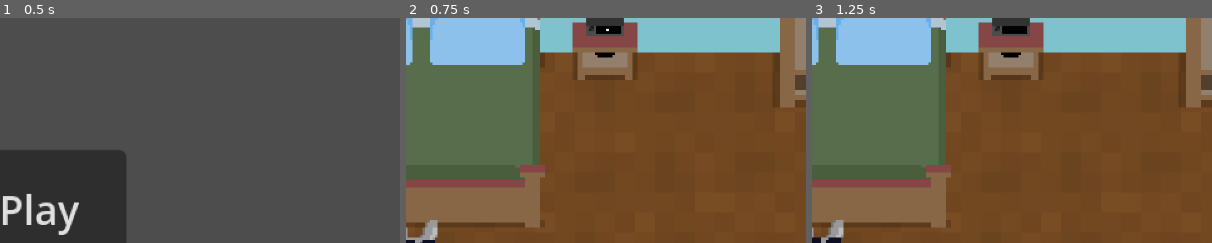
Above: before the commit, frames 1-3 (left to right).
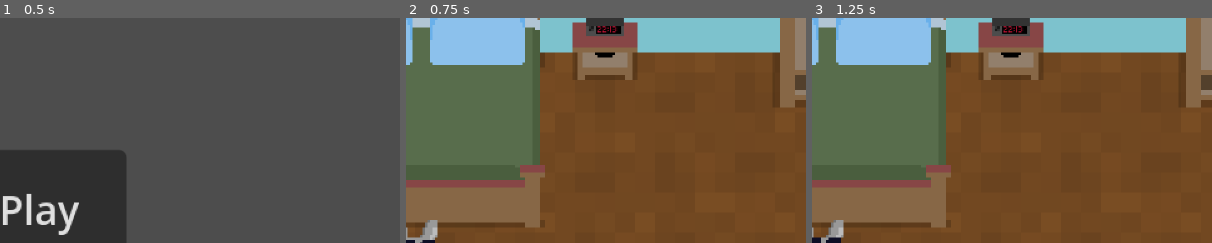
Above: after the commit, the same moments.

Repository: imikado/dupotLittleEscape2
Game: Godot game, scene res://screens/menu.tscn
The game is run twice, just before and just after one commit, with the same random seed, the same clock (stepped at 60 frames per second) and the same inputs.
Inputs:
- Up to frame 1 (0.5 s): no input
- Up to frame 2 (0.75 s): click "Play" at 0.5 s
- Up to frame 3 (1.25 s): no input
The pictures show only the part of the screen within x 49-99%, y 6-56%; the shares and areas given below are measured in that part.

Frame 1 is identical in both runs. In frame 2, 0.1% of the frame differs, in the area x 47-53%, y 3-7%; in frame 3, 0.1%.

Commit message:
start inventory behavior

Diff:
--- a/autoload/GlobalEvents.gd
+++ b/autoload/GlobalEvents.gd
@@ -2,3 +2,5 @@
 
 signal stop_action
 signal player_say(message:String)
+
+signal refresh_inventory
--- a/autoload/GlobalPlayer.gd
+++ b/autoload/GlobalPlayer.gd
@@ -8,6 +8,7 @@
 const ACTION_WALK="action_walk"
 
 const ITEM_BEDROOM_KEY="item_bedroom_key"
+const ITEM_BEDROOM_CLUE="item_bedroom_clue"
 
 var _inventory_list:Array[String]=[]
 
@@ -37,6 +38,7 @@
 
 func add_item_in_inventory(item:String):
 	_inventory_list.append(item)
+	GlobalEvents.refresh_inventory.emit()
 
 func has_item_in_inventory(item:String)->bool:
 	return _inventory_list.has(item)
--- a/game/actors/player/player.gd
+++ b/game/actors/player/player.gd
@@ -13,9 +13,17 @@
 	GlobalPlayer.ACTION_WALK:false
 }
 
+
+
 @onready var actionGrid:GridContainer=$HUD/CanvasLayer/Panel/MarginContainer/ActionGridContainer
 @onready var panel=$PanelContainer
 @onready var panel_label=$PanelContainer/MarginContainer/Label
+
+@onready var itemGrid:GridContainer=$HUD/CanvasLayer/Panel/MarginContainer2/ItemGridContainer
+
+#items
+@onready var bedsideTableClue:Sprite2D=$HUD/items/BedsideTableClue
+@onready var bedroomKey:Sprite2D=$HUD/items/BedroomKey
 
 var button_list: Dictionary[String,Button]
 
@@ -35,11 +43,16 @@
 	stop_move()
 
 	load_action_button_list()
+	load_item_button_list()
 
 	panel.visible=false
 
 	GlobalEvents.stop_action.connect(on_stop_action)
 	GlobalEvents.player_say.connect(say)
+	GlobalEvents.refresh_inventory.connect(load_item_button_list)
+
+
+
 
 func say(message:String):
 	panel.visible=true
@@ -88,6 +101,27 @@
 	for action_button_loop:Button in actionGrid.get_children():
 		action_button_loop.button_pressed=false
 
+func load_item_button_list()->void:
+	remove_all_children(itemGrid)
+
+	for itemLoop:String in GlobalPlayer.get_item_list_in_inventory():
+		var new_button_loop:Button = Button.new()
+		new_button_loop.custom_minimum_size=bedroomKey.texture.get_size()
+
+		new_button_loop.toggle_mode=true
+
+		var button_sprite_loop:Sprite2D= Sprite2D.new()
+
+		if itemLoop==GlobalPlayer.ITEM_BEDROOM_CLUE:
+			button_sprite_loop=bedsideTableClue.duplicate()
+		elif itemLoop==GlobalPlayer.ITEM_BEDROOM_KEY:
+			button_sprite_loop=bedroomKey.duplicate()
+
+		new_button_loop.add_child(button_sprite_loop)
+		button_sprite_loop.position=new_button_loop.custom_minimum_size/2
+
+		itemGrid.add_child(new_button_loop)
+
 func on_stop_action()->void:
 	refresh_action_button_list()
 
--- a/game/actors/player/player.tscn
+++ b/game/actors/player/player.tscn
@@ -4,6 +4,8 @@
 [ext_resource type="Theme" uid="uid://btpp4jwtg0cw4" path="res://game/ui/pixel_theme.tres" id="3_m3o3f"]
 [ext_resource type="Texture2D" uid="uid://d31fake654abb" path="res://game/actors/player/player_idle.png" id="3_p81wk"]
 [ext_resource type="Texture2D" uid="uid://beabwntyx10p1" path="res://game/ui/assets/ui_items.png" id="4_pqla1"]
+[ext_resource type="Texture2D" uid="uid://d1cgtsnnbmyk5" path="res://game/rooms/bedroom/items/bedsideTableClue.png" id="5_m3o3f"]
+[ext_resource type="Texture2D" uid="uid://cu2lql2s0uyrs" path="res://game/rooms/bedroom/items/bedroomKey.png" id="6_pqla1"]
 
 [sub_resource type="Animation" id="Animation_em52k"]
 length = 0.001
@@ -166,7 +168,7 @@
 anchor_bottom = 1.0
 offset_left = 2.0
 offset_top = -38.0
-offset_right = 2.0
+offset_right = -176.0
 offset_bottom = -2.0
 grow_horizontal = 2
 grow_vertical = 0
@@ -198,6 +200,30 @@
 [node name="Button6" type="Button" parent="HUD/CanvasLayer/Panel/MarginContainer/ActionGridContainer" unique_id=632549711]
 layout_mode = 2
 text = "aaa"
+
+[node name="MarginContainer2" type="MarginContainer" parent="HUD/CanvasLayer/Panel" unique_id=1608444511]
+layout_mode = 0
+offset_left = 193.0
+offset_right = 315.0
+offset_bottom = 36.0
+
+[node name="ItemGridContainer" type="GridContainer" parent="HUD/CanvasLayer/Panel/MarginContainer2" unique_id=449765742]
+layout_mode = 2
+columns = 3
+
+[node name="Button" type="Button" parent="HUD/CanvasLayer/Panel/MarginContainer2/ItemGridContainer" unique_id=1616155825]
+layout_mode = 2
+text = "aaa"
+
+[node name="items" type="Node2D" parent="HUD" unique_id=699301172]
+
+[node name="BedsideTableClue" type="Sprite2D" parent="HUD/items" unique_id=663997734]
+position = Vector2(-44, 119)
+texture = ExtResource("5_m3o3f")
+
+[node name="BedroomKey" type="Sprite2D" parent="HUD/items" unique_id=1523687213]
+position = Vector2(-45, 138)
+texture = ExtResource("6_pqla1")
 
 [node name="PanelContainer" type="PanelContainer" parent="." unique_id=1184804811]
 custom_minimum_size = Vector2(2, 0)
--- a/game/rooms/bedroom.gd
+++ b/game/rooms/bedroom.gd
@@ -2,8 +2,12 @@
 
 @onready var furniture_group=$furnitures
 
-
+const DEBUG=false
 
 # Called when the node enters the scene tree for the first time.
 func _ready() -> void:
 	super()
+
+	if DEBUG:
+		GlobalPlayer.add_item_in_inventory(GlobalPlayer.ITEM_BEDROOM_CLUE)
+		GlobalPlayer.add_item_in_inventory(GlobalPlayer.ITEM_BEDROOM_KEY)
--- a/game/rooms/bedroom.tscn
+++ b/game/rooms/bedroom.tscn
@@ -70,6 +70,7 @@
 
 [node name="BedsideTable" parent="furnitures" unique_id=1810283172 instance=ExtResource("3_a4oly")]
 position = Vector2(-397, 64)
+has_clue = true
 
 [node name="BedsideTable2" parent="furnitures" unique_id=540798414 instance=ExtResource("3_a4oly")]
 position = Vector2(-255, 64)
--- a/game/rooms/bedroom/alarm_clock.tscn
+++ b/game/rooms/bedroom/alarm_clock.tscn
@@ -10,10 +10,6 @@
 [sub_resource type="AtlasTexture" id="AtlasTexture_gvxs1"]
 atlas = ExtResource("1_vrse3")
 region = Rect2(15, 0, 15, 9)
-
-[sub_resource type="AtlasTexture" id="AtlasTexture_ms1n8"]
-atlas = ExtResource("2_2lq3v")
-region = Rect2(0, 0, 15, 9)
 
 [sub_resource type="AtlasTexture" id="AtlasTexture_xvqu4"]
 atlas = ExtResource("2_2lq3v")
@@ -28,18 +24,15 @@
 "duration": 1.0,
 "texture": SubResource("AtlasTexture_gvxs1")
 }],
-"loop": true,
+"loop": 1,
 "name": &"default",
 "speed": 1.0
 }, {
 "frames": [{
 "duration": 1.0,
-"texture": SubResource("AtlasTexture_ms1n8")
-}, {
-"duration": 1.0,
 "texture": SubResource("AtlasTexture_xvqu4")
 }],
-"loop": true,
+"loop": 1,
 "name": &"empty",
 "speed": 1.0
 }]
--- a/game/rooms/bedroom/bedside_table.gd
+++ b/game/rooms/bedroom/bedside_table.gd
@@ -3,6 +3,12 @@
 const ANIM_OPEN = 'open'
 const ANIM_CLOSE = 'close'
 
+const ANIM_OPEN_WITH_CLUE = 'open_with_clue'
+const ANIM_CLOSE_WITH_CLUE = 'close_with_clue'
+
+
+@export var has_alarm_clock: bool = false
+@export var has_clue:bool=false
 #@export var item_in_drawer: Node2D = null
 
 @onready var animationPlayer: AnimationPlayer = $AnimationPlayer
@@ -10,7 +16,8 @@
 
 var opened: bool = false
 
-@export var has_alarm_clock: bool = false
+@onready var alarmClockLabel:Label=$alarmClock/Label
+@onready var alarmTimer:Timer=$alarmClock/Label/Timer
 
 var player: Player = null
 
@@ -20,6 +27,8 @@
 	alarmClock.visible = has_alarm_clock
 	if has_alarm_clock:
 		alarmClock.play()
+		_on_alarm_timer_timeout()
+
 	pass # Replace with function body.
 
 func stop_clock_animation():
@@ -33,24 +42,46 @@
 	if opened:
 		GlobalEvents.player_say.emit("Already opened")
 		return
-	animationPlayer.play(ANIM_OPEN)
+	var anim:String=ANIM_OPEN
+	if has_clue:
+		anim=ANIM_OPEN_WITH_CLUE
+	animationPlayer.play(anim)
 	opened = true
 
 func close_drawer():
 	if not opened:
 		GlobalEvents.player_say.emit("Already closed")
 		return
-	animationPlayer.play(ANIM_CLOSE)
+	var anim:String=ANIM_CLOSE
+	if has_clue:
+		anim=ANIM_CLOSE_WITH_CLUE
+	animationPlayer.play(anim)
 	opened = false
 
 
 func on_action_selected(action: String) -> void:
+
+
 	if action == GlobalPlayer.ACTION_OPEN:
 		open_drawer()
 	elif action == GlobalPlayer.ACTION_CLOSE:
 		close_drawer()
+	elif action == GlobalPlayer.ACTION_TAKE:
+		if opened and has_clue:
+			player_say("I take this clue")
+			has_clue=false
+			animationPlayer.play("open")
+			GlobalPlayer.add_item_in_inventory(GlobalPlayer.ITEM_BEDROOM_CLUE)
+	elif action == GlobalPlayer.ACTION_OBSERVE:
+		return player_say("It is a bedside table with a drawer ?")
+	else:
+		return player_say("I don't think so")
 
-	elif action == GlobalPlayer.ACTION_OBSERVE:
-		GlobalEvents.player_say.emit("It is a bedside table with a drawer ?")
-	else:
-		GlobalEvents.player_say.emit("I don't think so")
+
+func _on_alarm_timer_timeout() -> void:
+	var dateDict:Dictionary=Time.get_datetime_dict_from_system()
+	alarmClockLabel.text=str(dateDict['hour'])+':'+str(dateDict['minute'])
+
+	alarmTimer.stop()
+	alarmTimer.start()
+	alarmTimer.timeout.connect(_on_alarm_timer_timeout)
--- a/game/rooms/bedroom/bedside_table.tscn
+++ b/game/rooms/bedroom/bedside_table.tscn
@@ -1,9 +1,10 @@
 [gd_scene format=3 uid="uid://bhtdj7f3wpsbq"]
 
 [ext_resource type="Script" uid="uid://bfs25tl7l25ee" path="res://game/rooms/bedroom/bedside_table.gd" id="1_g4s5b"]
-[ext_resource type="Texture2D" uid="uid://dyn3gua2osgq6" path="res://game/rooms/bedroom/furnitures.png" id="1_ua5ej"]
 [ext_resource type="PackedScene" uid="uid://dr47ia3kf8xfc" path="res://game/rooms/bedroom/alarm_clock.tscn" id="3_4j8hk"]
 [ext_resource type="Texture2D" uid="uid://c8k15lp11wepr" path="res://game/rooms/bedroom/bedsideTable_open.png" id="3_62j1q"]
+[ext_resource type="Theme" uid="uid://btpp4jwtg0cw4" path="res://game/ui/pixel_theme.tres" id="4_ept6j"]
+[ext_resource type="Texture2D" uid="uid://beplbutyeyktk" path="res://game/rooms/bedroom/bedsideTableClue_open.png" id="5_ept6j"]
 
 [sub_resource type="RectangleShape2D" id="RectangleShape2D_ua5ej"]
 size = Vector2(26, 16)
@@ -86,43 +87,43 @@
 "values": [3, 2, 1, 0]
 }
 
-[sub_resource type="Animation" id="Animation_62j1q"]
-resource_name = "idle"
-tracks/0/type = "value"
-tracks/0/imported = false
-tracks/0/enabled = true
-tracks/0/path = NodePath("Furnitures:texture")
-tracks/0/interp = 1
-tracks/0/loop_wrap = true
-tracks/0/keys = {
-"times": PackedFloat32Array(0),
-"transitions": PackedFloat32Array(1),
-"update": 1,
-"values": [ExtResource("1_ua5ej")]
-}
-tracks/1/type = "value"
-tracks/1/imported = false
-tracks/1/enabled = true
-tracks/1/path = NodePath("Furnitures:hframes")
-tracks/1/interp = 1
-tracks/1/loop_wrap = true
-tracks/1/keys = {
-"times": PackedFloat32Array(0),
-"transitions": PackedFloat32Array(1),
-"update": 1,
-"values": [1]
-}
-tracks/2/type = "value"
-tracks/2/imported = false
-tracks/2/enabled = true
-tracks/2/path = NodePath("Furnitures:frame")
-tracks/2/interp = 1
-tracks/2/loop_wrap = true
-tracks/2/keys = {
-"times": PackedFloat32Array(0),
-"transitions": PackedFloat32Array(1),
-"update": 1,
-"values": [0]
+[sub_resource type="Animation" id="Animation_ss1w0"]
+resource_name = "close_with_clue"
+tracks/0/type = "value"
+tracks/0/imported = false
+tracks/0/enabled = true
+tracks/0/path = NodePath("Furnitures:texture")
+tracks/0/interp = 1
+tracks/0/loop_wrap = true
+tracks/0/keys = {
+"times": PackedFloat32Array(0),
+"transitions": PackedFloat32Array(1),
+"update": 1,
+"values": [ExtResource("5_ept6j")]
+}
+tracks/1/type = "value"
+tracks/1/imported = false
+tracks/1/enabled = true
+tracks/1/path = NodePath("Furnitures:hframes")
+tracks/1/interp = 1
+tracks/1/loop_wrap = true
+tracks/1/keys = {
+"times": PackedFloat32Array(0),
+"transitions": PackedFloat32Array(1),
+"update": 1,
+"values": [4]
+}
+tracks/2/type = "value"
+tracks/2/imported = false
+tracks/2/enabled = true
+tracks/2/path = NodePath("Furnitures:frame")
+tracks/2/interp = 1
+tracks/2/loop_wrap = true
+tracks/2/keys = {
+"times": PackedFloat32Array(0, 0.23333333, 0.56666666, 0.8666667),
+"transitions": PackedFloat32Array(1, 1, 1, 1),
+"update": 1,
+"values": [3, 2, 1, 0]
 }
 
 [sub_resource type="Animation" id="Animation_4j8hk"]
@@ -138,6 +139,45 @@
 "transitions": PackedFloat32Array(1),
 "update": 1,
 "values": [ExtResource("3_62j1q")]
+}
+tracks/1/type = "value"
+tracks/1/imported = false
+tracks/1/enabled = true
+tracks/1/path = NodePath("Furnitures:hframes")
+tracks/1/interp = 1
+tracks/1/loop_wrap = true
+tracks/1/keys = {
+"times": PackedFloat32Array(0),
+"transitions": PackedFloat32Array(1),
+"update": 1,
+"values": [4]
+}
+tracks/2/type = "value"
+tracks/2/imported = false
+tracks/2/enabled = true
+tracks/2/path = NodePath("Furnitures:frame")
+tracks/2/interp = 1
+tracks/2/loop_wrap = true
+tracks/2/keys = {
+"times": PackedFloat32Array(0, 0.23333333, 0.56666666, 0.8666667),
+"transitions": PackedFloat32Array(1, 1, 1, 1),
+"update": 1,
+"values": [0, 1, 2, 3]
+}
+
+[sub_resource type="Animation" id="Animation_n8vps"]
+resource_name = "open_with_clue"
+tracks/0/type = "value"
+tracks/0/imported = false
+tracks/0/enabled = true
+tracks/0/path = NodePath("Furnitures:texture")
+tracks/0/interp = 1
+tracks/0/loop_wrap = true
+tracks/0/keys = {
+"times": PackedFloat32Array(0),
+"transitions": PackedFloat32Array(1),
+"update": 1,
+"values": [ExtResource("5_ept6j")]
 }
 tracks/1/type = "value"
 tracks/1/imported = false
@@ -168,8 +208,9 @@
 _data = {
 &"RESET": SubResource("Animation_g4s5b"),
 &"close": SubResource("Animation_ept6j"),
-&"idle": SubResource("Animation_62j1q"),
-&"open": SubResource("Animation_4j8hk")
+&"close_with_clue": SubResource("Animation_ss1w0"),
+&"open": SubResource("Animation_4j8hk"),
+&"open_with_clue": SubResource("Animation_n8vps")
 }
 
 [node name="BedsideTable" type="Node2D" unique_id=1810283172 node_paths=PackedStringArray("_sprite", "_control")]
@@ -185,7 +226,19 @@
 
 [node name="alarmClock" parent="." unique_id=239177879 instance=ExtResource("3_4j8hk")]
 position = Vector2(1, -3)
-frame_progress = 0.7790824
+
+[node name="Label" type="Label" parent="alarmClock" unique_id=1322314813]
+offset_left = -3.0
+offset_top = -2.0
+offset_right = 37.0
+offset_bottom = 21.0
+theme = ExtResource("4_ept6j")
+theme_override_colors/font_color = Color(0.80077666, 0.08296508, 0.22131604, 1)
+theme_override_font_sizes/font_size = 2
+text = "21: 37"
+
+[node name="Timer" type="Timer" parent="alarmClock/Label" unique_id=23946018]
+wait_time = 30.0
 
 [node name="StaticBody2D" type="StaticBody2D" parent="." unique_id=1428041348]
 
Binary file added: game/rooms/bedroom/bedsideTableClue_open.png
Not shown, added: game/rooms/bedroom/bedsideTableClue_open.png.import
Binary file added: game/rooms/bedroom/items/bedroomKey.png
Not shown, added: game/rooms/bedroom/items/bedroomKey.png.import
Binary file added: game/rooms/bedroom/items/bedsideTableClue.png
Not shown, added: game/rooms/bedroom/items/bedsideTableClue.png.import
